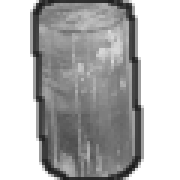
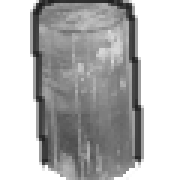
Layer changes from the first 180x180 image to the second:
painted on "outline" over 42, 156, 141, 180
